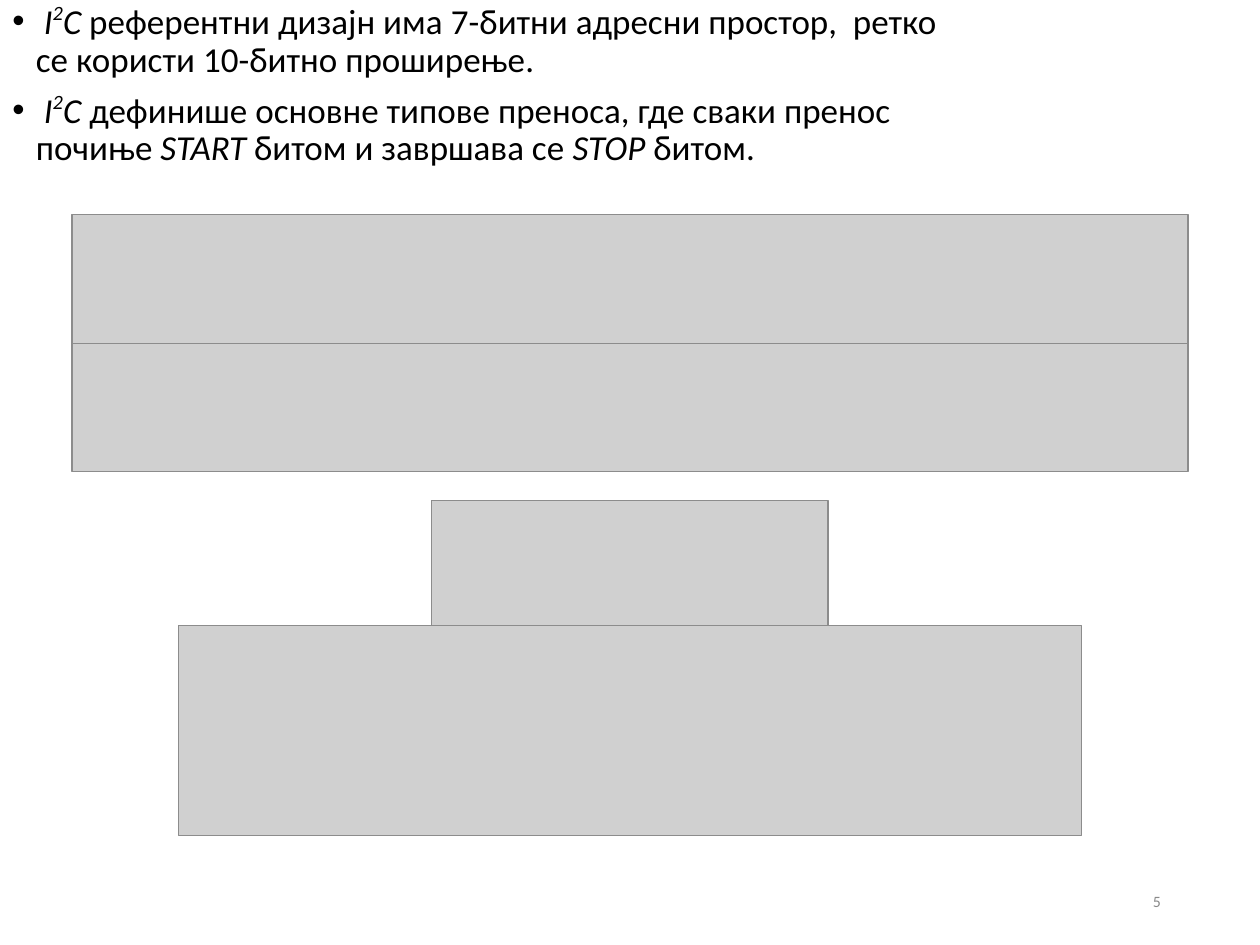
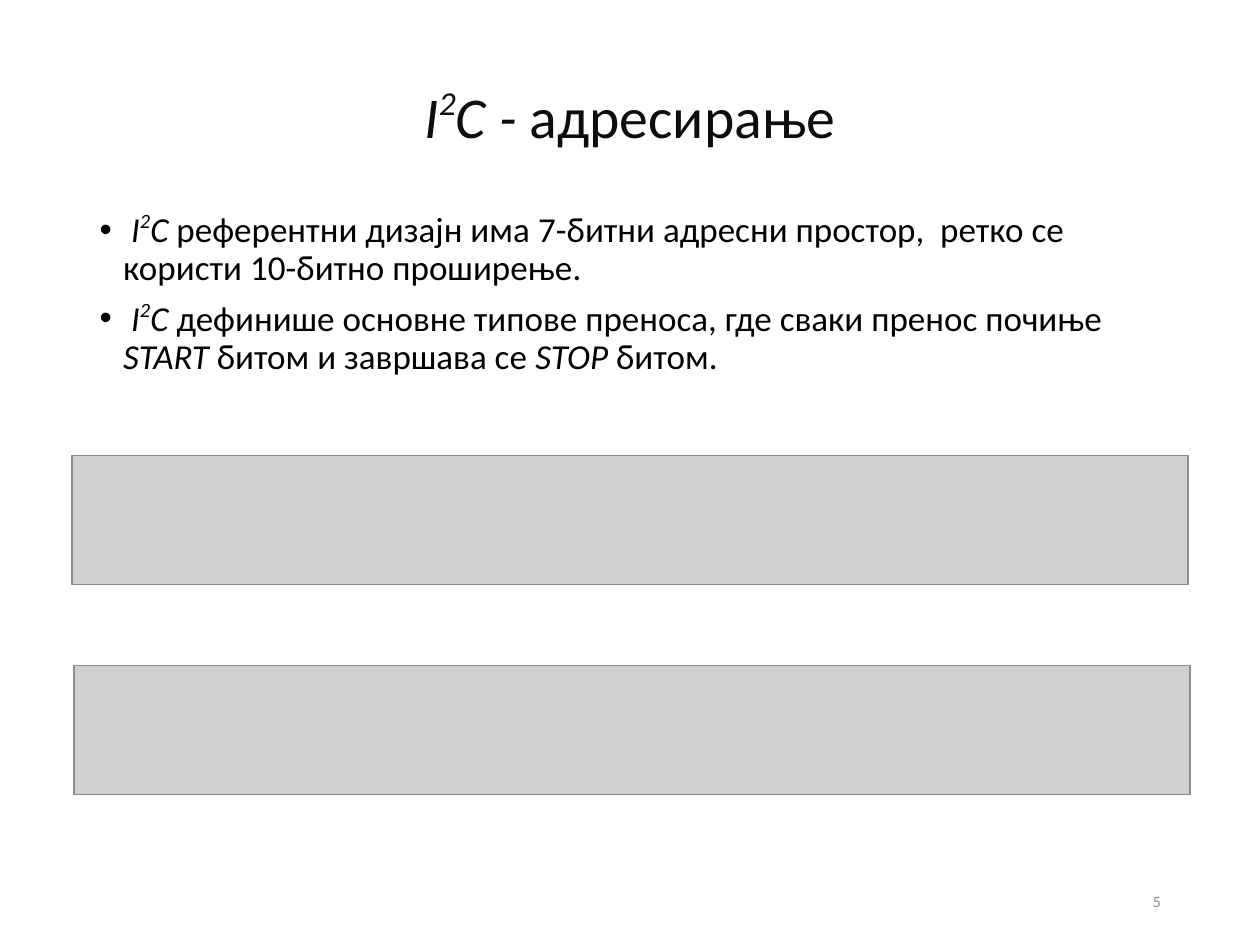
Before and after one commit to fjasic/bsc, a slide deck: slide 5 of documentation/Filip_Jasic_RA46-2014-prezentacija.ppt. Drawn at 1260x945 pixels with LibreOffice and Linux fonts; fonts in the diff are those of the drawing; grey boxes stand for pictures; background and template pictures are left out. Boxes give left, top, right and bottom in pixels: in the first picture for what was removed or moved away, otherwise in the second. Text is boxed around its words. In the diff, an @@ line names an element or a change of style, - is before the commit and + after.

```diff
--- a/documentation/Filip_Jasic_RA46-2014-prezentacija.ppt
+++ b/documentation/Filip_Jasic_RA46-2014-prezentacija.ppt
@@ title added at (x1=530, y1=110, x2=835, y2=148), 33 pt, text #0D0D0D @@
+I2C - адресирање
@@ text "I2C референтни дизајн има 7-битни ..." rewrapped from (x1=36, y1=10, x2=936, y2=166) to (x1=123, y1=218, x2=1101, y2=375) @@
@@ picture moved from (x1=72, y1=214, x2=1188, y2=343) to (x1=72, y1=456, x2=1188, y2=585) @@
@@ picture removed at (x1=432, y1=500, x2=829, y2=636) @@
@@ picture removed at (x1=179, y1=625, x2=1082, y2=835) @@
@@ picture moved from (x1=72, y1=343, x2=1188, y2=471) to (x1=74, y1=665, x2=1191, y2=794) @@
```
Also in this commit, not shown: 11 other slides changed, 2 slides removed.
